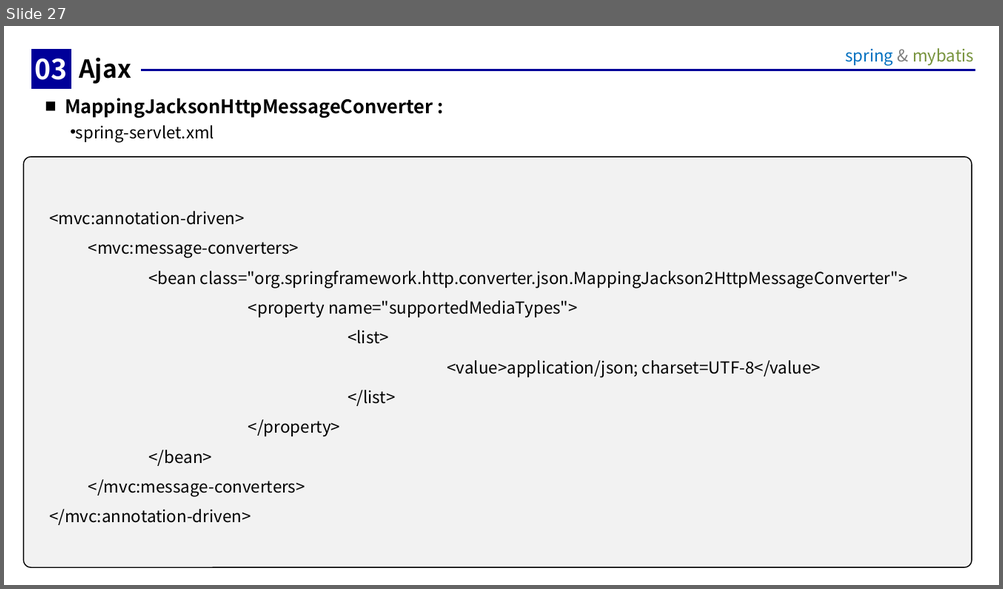
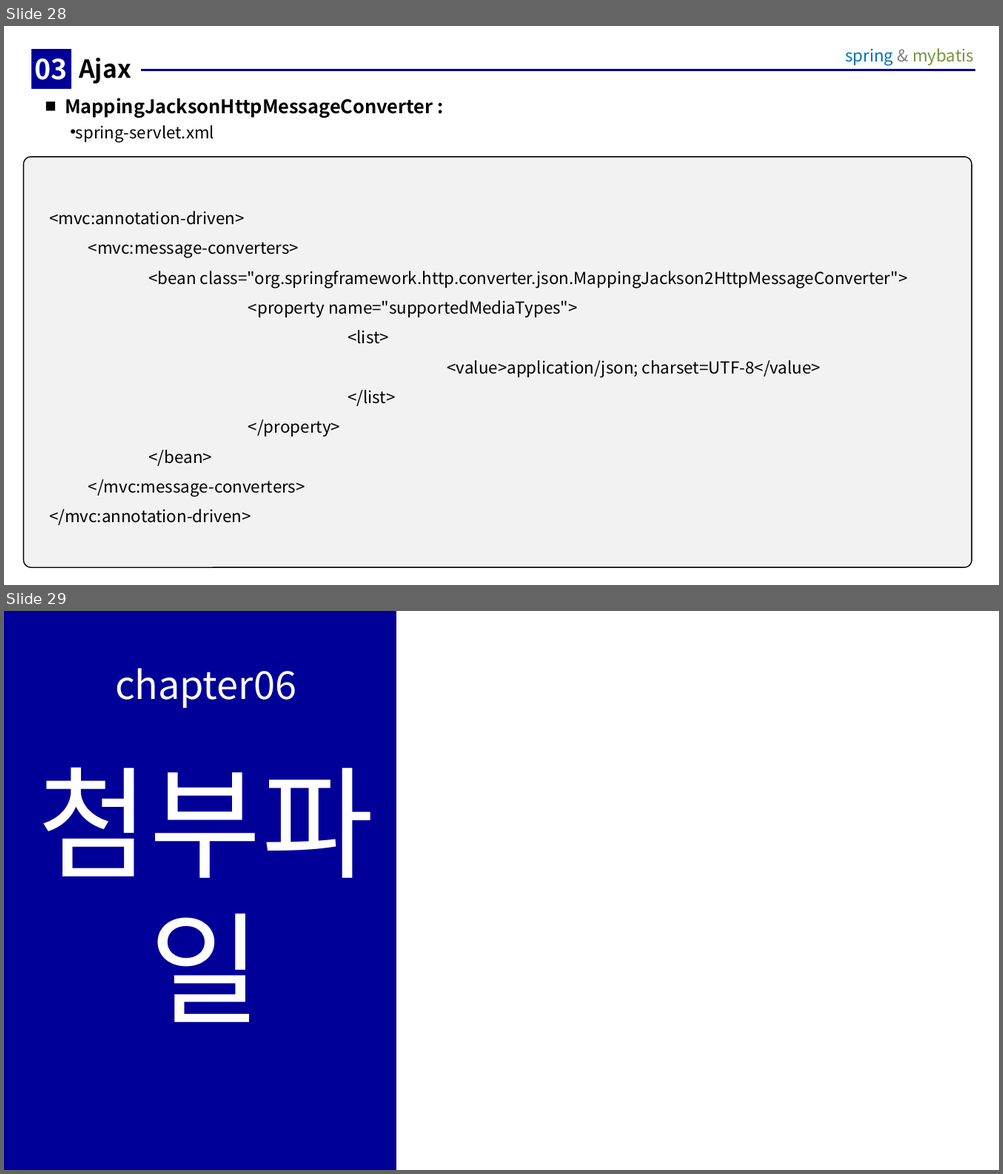
Before and after one commit to sonddokki/class_file, a slide deck: 강의자료/06.spring/프로젝트생성.ppt. Shown one above the other, each under a label of ours: slide 27 before the commit, slides 28 and 29 after it. The pictures are 1003x589 and 1003x1174 pixels, drawn with LibreOffice and Linux fonts; fonts in the diff are those of the drawing. Boxes give left, top, right and bottom in pixels: in the first picture for what was removed or moved away, otherwise in the second. Text is boxed around its words. In the diff, an @@ line names an element or a change of style, - is before the commit and + after.

```diff
--- a/강의자료/06.spring/프로젝트생성.ppt
+++ b/강의자료/06.spring/프로젝트생성.ppt
@@ slide 29 added at box(4, 611, 999, 1170), background #FFFFFF @@
@@ rectangle added at box(4, 611, 396, 1170), fill #000099, outline #000099 0.74 pt @@
@@ text added at box(38, 668, 373, 1022), 28 pt, text #FFFFFF @@
+chapter06
+첨부파일
@@ what was slide 27 is now slide 28 @@
```
Also in this commit, not shown: 2 slides changed, 4 other slides added, 22 other files.
